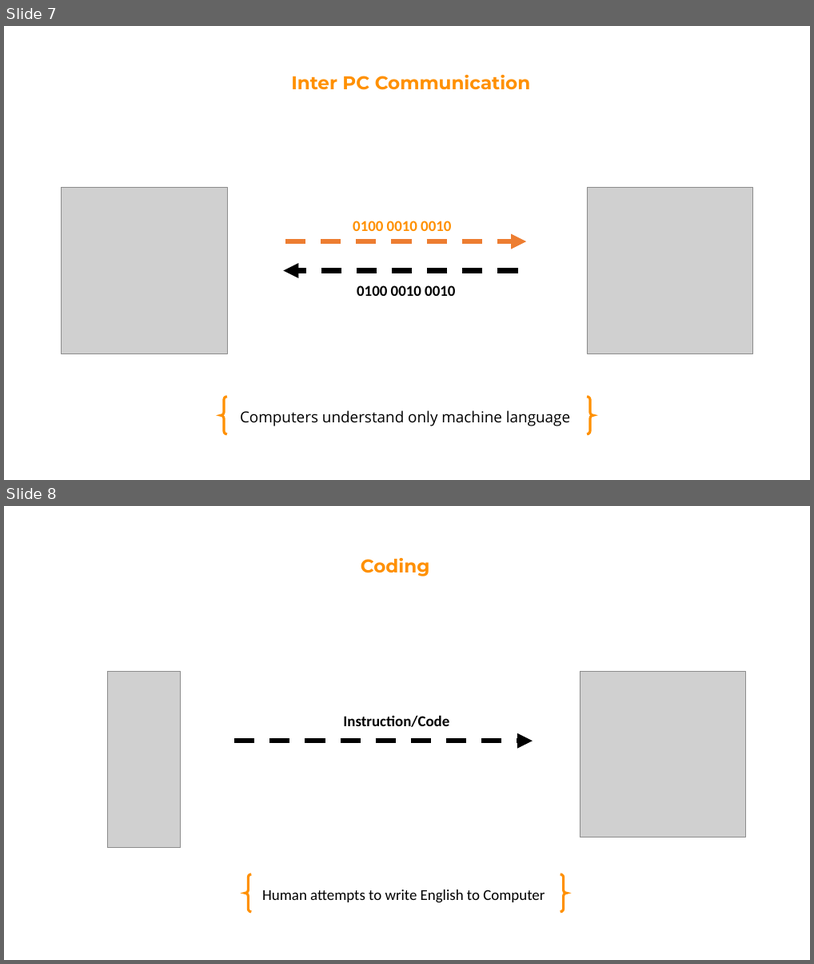
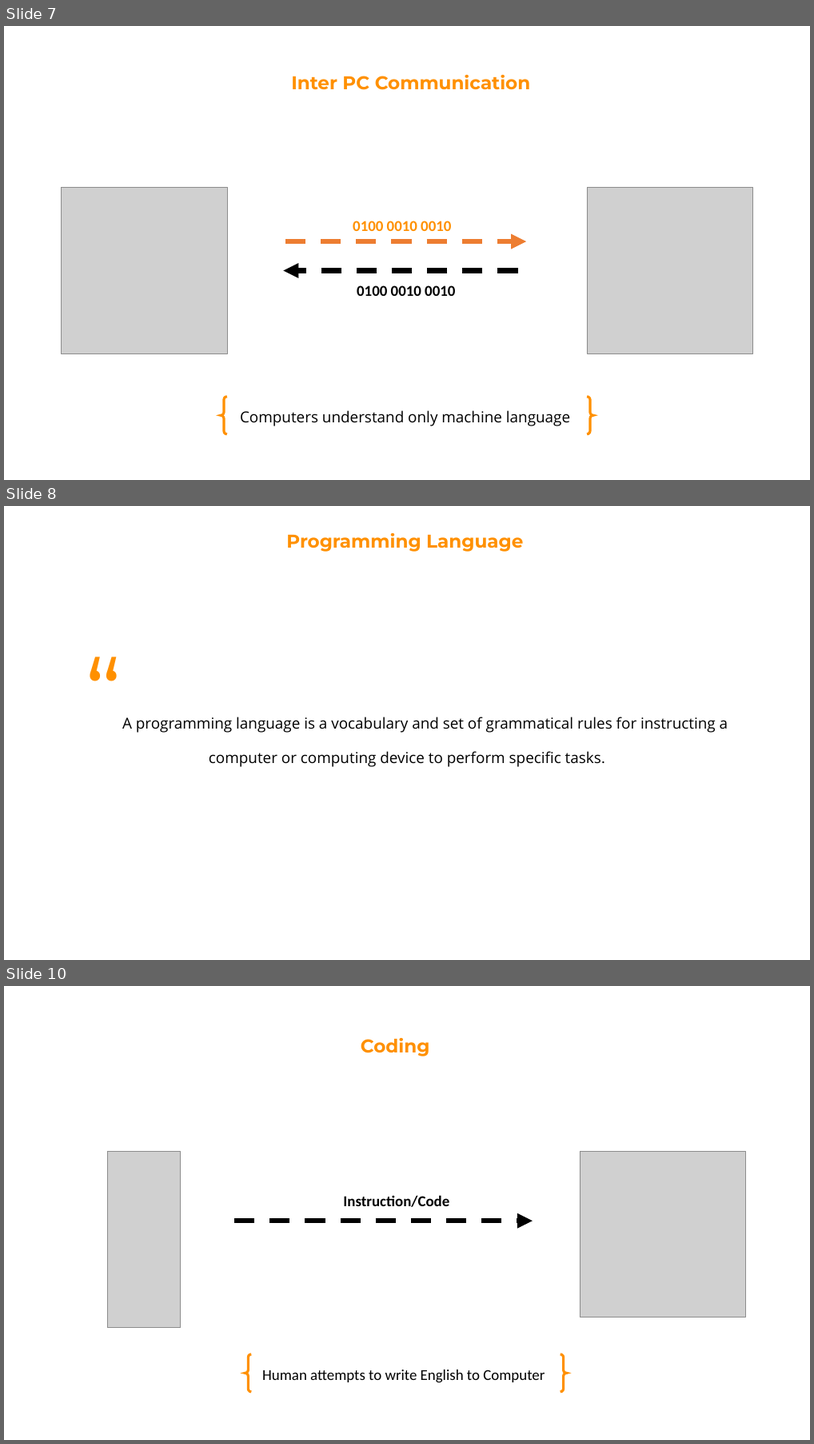
Before and after one commit to Robert-Doe/codeden, a slide deck: 1. Introduction to Program .pptx. Shown one above the other, each under a label of ours: slides 7 and 8 before the commit, slides 7, 8 and 10 after it; the slides between them are not shown. The pictures are 814x964 and 814x1444 pixels, drawn with LibreOffice and Linux fonts; fonts in the diff are those of the drawing; grey boxes stand for pictures. Boxes give left, top, right and bottom in pixels: in the first picture for what was removed or moved away, otherwise in the second. Text is boxed around its words. In the diff, an @@ line names an element or a change of style, - is before the commit and + after.

```diff
--- a/1. Introduction to Program .pptx
+++ b/1. Introduction to Program .pptx
@@ slide 8 added at (4, 506, 810, 960), background #FFFFFF @@
@@ text added at (286, 533, 523, 552), 22 pt, text #FF9000, bold @@
+Programming Language
@@ text added at (122, 716, 729, 767), 18 pt, text #000000 @@
+“A programming language is a vocabulary and set of grammatical rules for instructing a computer or computing device to perform specific tasks.
@@ what was slide 8 is now slide 10 @@
```
Also in this commit, not shown: 1 other slide added, 2 other files.
